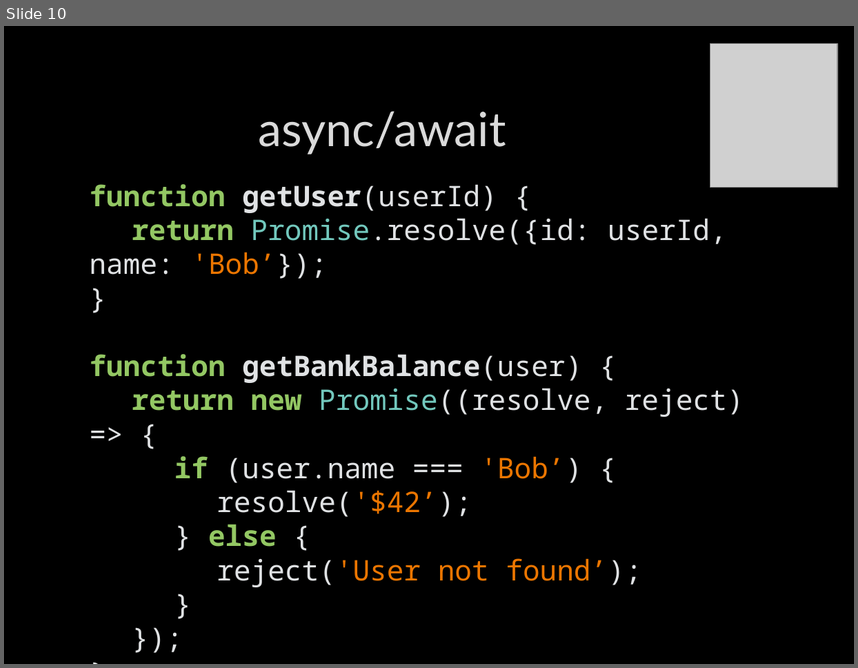
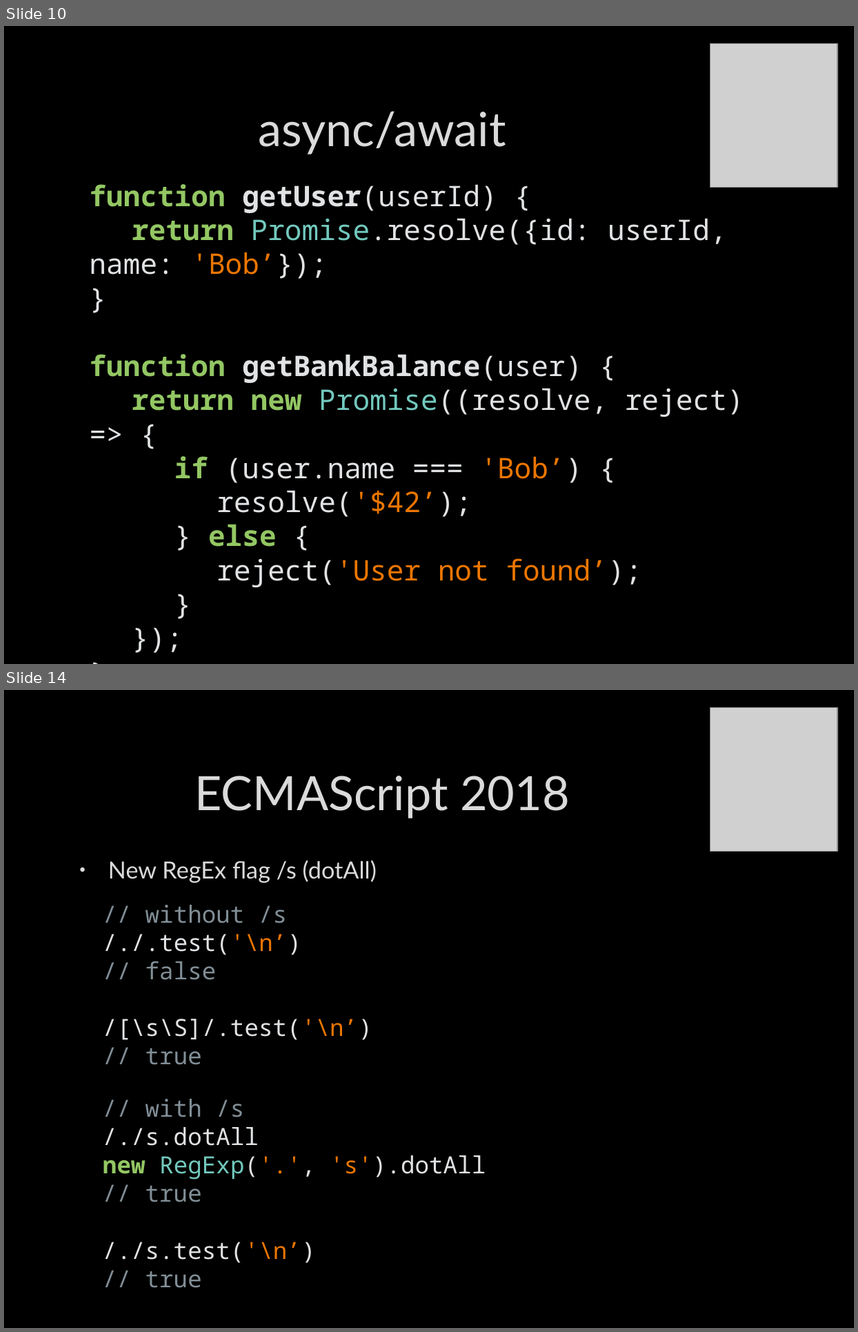
Before and after one commit to itenium-be/CSharp-JavaScript-New-Features, a slide deck: Slides.pptx. Shown one above the other, each under a label of ours: slide 10 before the commit, slides 10 and 14 after it; the slides between them are not shown. The pictures are 858x668 and 858x1332 pixels, drawn with LibreOffice and Linux fonts; fonts in the diff are those of the drawing; grey boxes stand for pictures; background and template pictures are left out. Boxes give left, top, right and bottom in pixels: in the first picture for what was removed or moved away, otherwise in the second. Text is boxed around its words. In the diff, an @@ line names an element or a change of style, - is before the commit and + after.

```diff
--- a/Slides.pptx
+++ b/Slides.pptx
@@ slide 14 added at [4,690,854,1328], background picture (left out) @@
@@ picture added at [711,708,838,851] @@
@@ title added at [195,776,570,818], 40 pt, text #DADADA @@
+ECMAScript 2018
@@ text added at [108,860,377,883], 20 pt, text #DADADA @@
+• New RegEx flag /s (dotAll)
@@ text added at [103,905,372,1065], 20 pt, text #E0E2E4 @@
+// without /s
+/./.test('\n’)
+// false
+/[\s\S]/.test('\n’)
+// true
@@ text added at [103,1098,486,1288], 20 pt, text #E0E2E4 @@
+// with /s
+/./s.dotAll
+new RegExp('.', 's').dotAll
+// true
+/./s.test('\n’)
+// true
```
Also in this commit, not shown: 11 other slides added, 5 slides removed, 2 other files.
